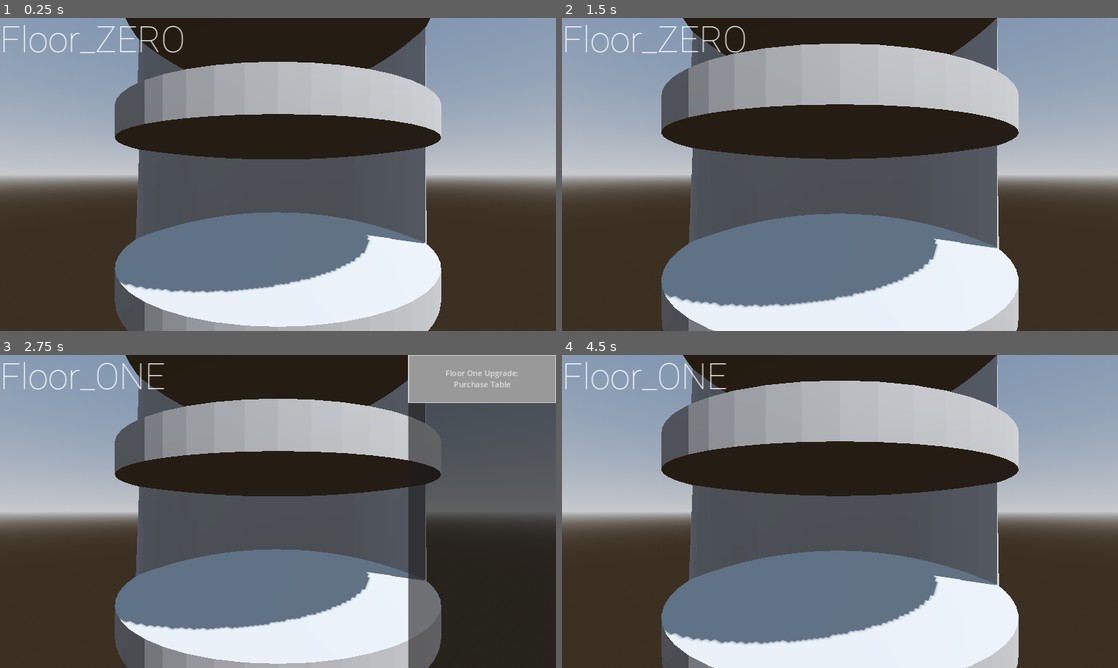
Above: before the commit, frames 1-4 (two rows, left to right).
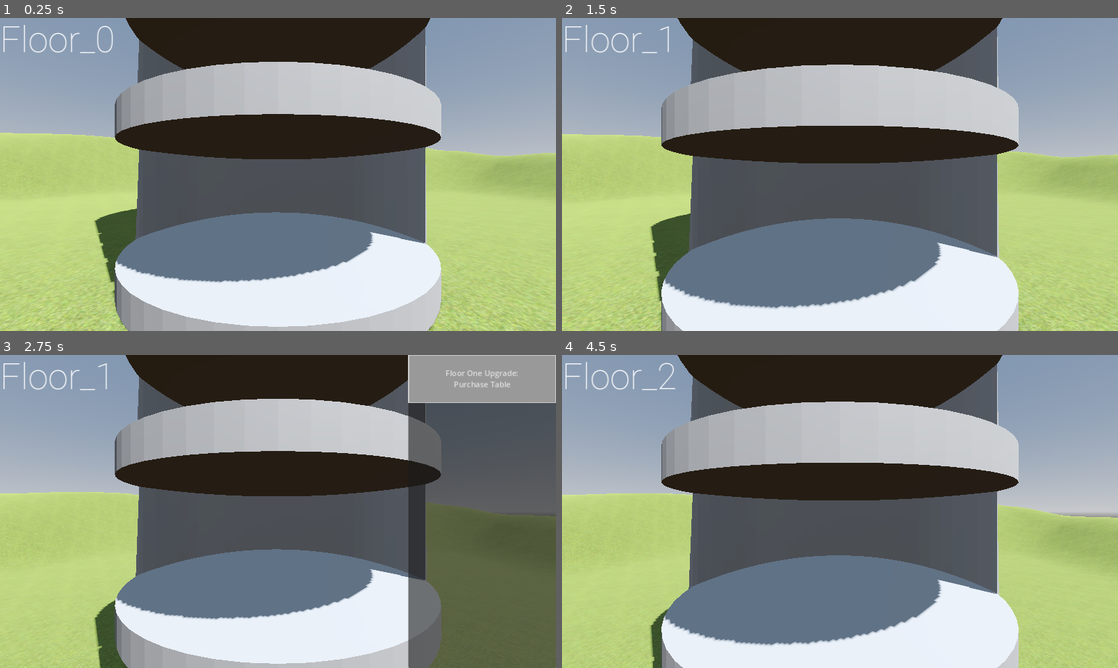
Above: after the commit, the same moments.

Repository: CalebLGreen/tower
Game: Godot game, scene res://Scenes/main.tscn
Same seed, same stepped clock (60 frames per second), same inputs: the game is played once before the commit and once after it. Before the commit the project starts from res://main.tscn.
Inputs (mouse positions are in pixels of both pictures, inside the frame that each line leads up to):
- Up to frame 1 (0.25 s): no input
- Up to frame 2 (1.5 s): tap Enter at 0.5 s; move the mouse to (962, 158) at 0.52 s; hold W (pan_up) 0.53-1.28 s; tap Mouse wheel down (pan_away) at 0.6 s; tap Space (open_shop) at 0.77, 1.07 s; tap Mouse wheel up (pan_in) at 0.8, 1.35 s; move the mouse to (728, 190) at 1.27 s; hold S (pan_down) from 1.28 s (still down)
- Up to frame 3 (2.75 s): tap Space (open_shop) at 1.52, 1.55, 1.82, 2.1 s; move the mouse to (333, 442) at 2.02 s; release S (pan_down) at 2.03 s; hold W (pan_up) from 2.03 s (still down); tap Mouse wheel down (pan_away) at 2.3 s
- Up to frame 4 (4.5 s): release W (pan_up) at 2.75 s; click "Floor One Upgrade: Purchase T…" at 2.75 s; tap Space (open_shop) at 3.5, 3.77, 4.07 s; move the mouse to (812, 574) at 3.52 s; hold W (pan_up) 3.53-4.28 s; tap Mouse wheel down (pan_away) at 3.6 s; tap Mouse wheel up (pan_in) at 3.8, 4.35 s; move the mouse to (1006, 558) at 4.27 s; hold S (pan_down) from 4.28 s (still down)

The runs differ from the first frame. In frame 1, 32% of the frame differs, in the area x 0-100%, y 2-100%; in frame 2, 39%, in the area x 0-100%, y 0-100%; in frame 3, 29%; in frame 4, 36%.

Commit message:
tower can be added to

Diff:
--- /dev/null
+++ b/Models/TerrainMaterial.tres
@@ -0,0 +1,6 @@
+[gd_resource type="StandardMaterial3D" load_steps=2 format=3 uid="uid://drm3clvqpis42"]
+
+[ext_resource type="Texture2D" uid="uid://cqubdkwj11v1i" path="res://Models/Grass.jpg" id="1_imo8j"]
+
+[resource]
+albedo_texture = ExtResource("1_imo8j")
--- /dev/null
+++ b/Scenes/floor_blank.tscn
@@ -0,0 +1,17 @@
+[gd_scene load_steps=3 format=3 uid="uid://cpkimroiaj6n4"]
+
+[ext_resource type="ArrayMesh" uid="uid://b5x2rhqt3uf1d" path="res://Models/Tower_Section.obj" id="1_gdufc"]
+
+[sub_resource type="CylinderShape3D" id="CylinderShape3D_brt85"]
+height = 0.1
+radius = 5.0
+
+[node name="Floor_Blank" type="StaticBody3D"]
+
+[node name="Floor_Blank_Mesh" type="MeshInstance3D" parent="."]
+mesh = ExtResource("1_gdufc")
+skeleton = NodePath("../../..")
+
+[node name="Floor_Blank_Collision" type="CollisionShape3D" parent="."]
+transform = Transform3D(1, 0, 0, 0, 1, 0, 0, 0, 1, 0, -1.19392, 0)
+shape = SubResource("CylinderShape3D_brt85")
--- /dev/null
+++ b/Scenes/floor_zero.tscn
@@ -0,0 +1,17 @@
+[gd_scene load_steps=3 format=3 uid="uid://74kwddsljnsy"]
+
+[ext_resource type="ArrayMesh" uid="uid://b5x2rhqt3uf1d" path="res://Models/Tower_Section.obj" id="1_k1r4u"]
+
+[sub_resource type="CylinderShape3D" id="CylinderShape3D_brt85"]
+height = 0.1
+radius = 5.0
+
+[node name="Floor_ZERO" type="StaticBody3D"]
+
+[node name="Floor_ZERO_Mesh" type="MeshInstance3D" parent="."]
+mesh = ExtResource("1_k1r4u")
+skeleton = NodePath("../../..")
+
+[node name="Floor_ZERO_Collision" type="CollisionShape3D" parent="."]
+transform = Transform3D(1, 0, 0, 0, 1, 0, 0, 0, 1, 0, -1.19392, 0)
+shape = SubResource("CylinderShape3D_brt85")
--- /dev/null
+++ b/Scenes/main.tscn
@@ -0,0 +1,253 @@
+[gd_scene load_steps=27 format=3 uid="uid://4hi4ufjp1g3s"]
+
+[ext_resource type="Script" path="res://Scripts/main.gd" id="1_88rcv"]
+[ext_resource type="Script" path="res://Scripts/camera_control.gd" id="1_kcuoo"]
+[ext_resource type="ArrayMesh" uid="uid://b5x2rhqt3uf1d" path="res://Models/Tower_Section.obj" id="2_ovhx4"]
+[ext_resource type="PackedScene" uid="uid://74kwddsljnsy" path="res://Scenes/floor_zero.tscn" id="3_awo7m"]
+[ext_resource type="ArrayMesh" uid="uid://ck0nf24ik6eyj" path="res://Models/tower_top.obj" id="3_ywgi4"]
+[ext_resource type="Script" path="res://Scripts/UI_Elements.gd" id="4_nc7x6"]
+[ext_resource type="FontFile" uid="uid://b623f1fr8oufq" path="res://Fonts/Roboto-Thin.ttf" id="5_84eea"]
+[ext_resource type="Texture2D" uid="uid://cqubdkwj11v1i" path="res://Models/Grass.jpg" id="6_yp10b"]
+[ext_resource type="ArrayMesh" uid="uid://ddbn7dkabjfom" path="res://Models/Terrain.obj" id="7_wsdlj"]
+
+[sub_resource type="ProceduralSkyMaterial" id="ProceduralSkyMaterial_l33cc"]
+sky_horizon_color = Color(0.64625, 0.65575, 0.67075, 1)
+ground_horizon_color = Color(0.64625, 0.65575, 0.67075, 1)
+
+[sub_resource type="Sky" id="Sky_issig"]
+sky_material = SubResource("ProceduralSkyMaterial_l33cc")
+
+[sub_resource type="Environment" id="Environment_rkyjk"]
+background_mode = 2
+sky = SubResource("Sky_issig")
+tonemap_mode = 2
+glow_enabled = true
+volumetric_fog_enabled = true
+volumetric_fog_albedo = Color(0.45, 0.135, 0.135, 1)
+
+[sub_resource type="CylinderShape3D" id="CylinderShape3D_ms3xt"]
+height = 0.1
+radius = 5.0
+
+[sub_resource type="CylinderShape3D" id="CylinderShape3D_0mfmj"]
+height = 0.1
+radius = 5.0
+
+[sub_resource type="CylinderShape3D" id="CylinderShape3D_n7e8q"]
+height = 0.1
+radius = 5.0
+
+[sub_resource type="CylinderShape3D" id="CylinderShape3D_bgu64"]
+height = 0.1
+radius = 5.0
+
+[sub_resource type="StyleBoxFlat" id="StyleBoxFlat_2wlad"]
+bg_color = Color(0.445637, 0.654481, 0.55062, 1)
+border_width_left = 2
+border_width_top = 2
+border_width_right = 2
+border_width_bottom = 2
+
+[sub_resource type="StyleBoxFlat" id="StyleBoxFlat_4eops"]
+bg_color = Color(0.384337, 0.68628, 0.327559, 1)
+border_width_left = 2
+border_width_top = 2
+border_width_right = 2
+border_width_bottom = 2
+
+[sub_resource type="StyleBoxFlat" id="StyleBoxFlat_wsl6q"]
+content_margin_left = 0.0
+content_margin_top = 0.0
+content_margin_right = 0.0
+content_margin_bottom = 0.0
+border_width_left = 2
+border_width_top = 2
+border_width_right = 2
+border_width_bottom = 2
+
+[sub_resource type="StyleBoxFlat" id="StyleBoxFlat_88tba"]
+bg_color = Color(0.445637, 0.654481, 0.55062, 1)
+border_width_left = 2
+border_width_top = 2
+border_width_right = 2
+border_width_bottom = 2
+
+[sub_resource type="StyleBoxFlat" id="StyleBoxFlat_ut4it"]
+bg_color = Color(0.384337, 0.68628, 0.327559, 1)
+border_width_left = 2
+border_width_top = 2
+border_width_right = 2
+border_width_bottom = 2
+
+[sub_resource type="StyleBoxFlat" id="StyleBoxFlat_imq66"]
+content_margin_left = 0.0
+content_margin_top = 0.0
+content_margin_right = 0.0
+content_margin_bottom = 0.0
+border_width_left = 2
+border_width_top = 2
+border_width_right = 2
+border_width_bottom = 2
+
+[sub_resource type="StyleBoxFlat" id="StyleBoxFlat_mm2nl"]
+bg_color = Color(0.445637, 0.654481, 0.55062, 1)
+border_width_left = 2
+border_width_top = 2
+border_width_right = 2
+border_width_bottom = 2
+
+[sub_resource type="StyleBoxFlat" id="StyleBoxFlat_ei0ub"]
+bg_color = Color(0.384337, 0.68628, 0.327559, 1)
+border_width_left = 2
+border_width_top = 2
+border_width_right = 2
+border_width_bottom = 2
+
+[sub_resource type="StyleBoxFlat" id="StyleBoxFlat_5jy67"]
+content_margin_left = 0.0
+content_margin_top = 0.0
+content_margin_right = 0.0
+content_margin_bottom = 0.0
+border_width_left = 2
+border_width_top = 2
+border_width_right = 2
+border_width_bottom = 2
+
+[sub_resource type="StandardMaterial3D" id="StandardMaterial3D_m304t"]
+albedo_texture = ExtResource("6_yp10b")
+
+[node name="Main" type="Node3D"]
+transform = Transform3D(1, 0, 0, 0, 1, 0, 0, 0, 1, -0.00109577, 0.0116072, -1.66893e-05)
+script = ExtResource("1_88rcv")
+
+[node name="WorldEnvironment" type="WorldEnvironment" parent="."]
+environment = SubResource("Environment_rkyjk")
+
+[node name="DirectionalLight3D" type="DirectionalLight3D" parent="."]
+transform = Transform3D(-0.692559, -0.624718, 0.360681, 0, 0.5, 0.866025, -0.721362, 0.599773, -0.346279, 13.6454, 0.516396, -6.18692)
+shadow_enabled = true
+
+[node name="Camera3D" type="Camera3D" parent="."]
+transform = Transform3D(-4.37114e-08, 0, 1, 0, 1, 0, -1, 0, -4.37114e-08, 8, 1, 0)
+current = true
+script = ExtResource("1_kcuoo")
+
+[node name="Tower" type="Node" parent="." groups=["Tower"]]
+
+[node name="Floor_0" parent="Tower" instance=ExtResource("3_awo7m")]
+
+[node name="Floor_1" type="StaticBody3D" parent="Tower"]
+transform = Transform3D(1, 0, 0, 0, 1, 0, 0, 0, 1, 0, 3.9, 0)
+
+[node name="Floor_ONE_Mesh" type="MeshInstance3D" parent="Tower/Floor_1"]
+transform = Transform3D(1, 0, 0, 0, 1, 0, 0, 0, 1, -0.001, 0, 0)
+mesh = ExtResource("2_ovhx4")
+skeleton = NodePath("../../..")
+
+[node name="Floor_ONE_Collision" type="CollisionShape3D" parent="Tower/Floor_1"]
+transform = Transform3D(1, 0, 0, 0, 1, 0, 0, 0, 1, 0, -1.194, 0)
+shape = SubResource("CylinderShape3D_ms3xt")
+
+[node name="Floor_2" type="StaticBody3D" parent="Tower"]
+transform = Transform3D(1, 0, 0, 0, 1, 0, 0, 0, 1, 0, 7.8, 0)
+
+[node name="Floor_TWO_Mesh" type="MeshInstance3D" parent="Tower/Floor_2"]
+mesh = ExtResource("2_ovhx4")
+skeleton = NodePath("../../..")
+
+[node name="Floor_TWO_Collision" type="CollisionShape3D" parent="Tower/Floor_2"]
+transform = Transform3D(1, 0, 0, 0, 1, 0, 0, 0, 1, 0, -1.194, 0)
+shape = SubResource("CylinderShape3D_0mfmj")
+
+[node name="Floor_3" type="StaticBody3D" parent="Tower"]
+transform = Transform3D(1, 0, 0, 0, 1, 0, 0, 0, 1, 0, 11.7, 0)
+
+[node name="Floor_THREE_Mesh" type="MeshInstance3D" parent="Tower/Floor_3"]
+mesh = ExtResource("2_ovhx4")
+skeleton = NodePath("../../..")
+
+[node name="Floor_THREE_Collision" type="CollisionShape3D" parent="Tower/Floor_3"]
+transform = Transform3D(1, 0, 0, 0, 1, 0, 0, 0, 1, 0, -1.194, 0)
+shape = SubResource("CylinderShape3D_n7e8q")
+
+[node name="Floor_TOP" type="StaticBody3D" parent="Tower"]
+transform = Transform3D(1, 0, 0, 0, 1, 0, 0, 0, 1, -0.001, 15.6, 0)
+
+[node name="Floor_TOP" type="MeshInstance3D" parent="Tower/Floor_TOP"]
+mesh = ExtResource("3_ywgi4")
+skeleton = NodePath("../../..")
+
+[node name="Floor_TOP_Collision" type="CollisionShape3D" parent="Tower/Floor_TOP"]
+transform = Transform3D(1, 0, 0, 0, 1, 0, 0, 0, 1, 0, -1.194, 0)
+shape = SubResource("CylinderShape3D_bgu64")
+
+[node name="UI" type="Control" parent="."]
+layout_mode = 3
+anchors_preset = 15
+anchor_right = 1.0
+anchor_bottom = 1.0
+grow_horizontal = 2
+grow_vertical = 2
+script = ExtResource("4_nc7x6")
+
+[node name="Label" type="Label" parent="UI"]
+layout_mode = 1
+offset_right = 377.0
+offset_bottom = 114.0
+theme_override_fonts/font = ExtResource("5_84eea")
+theme_override_font_sizes/font_size = 75
+text = "FLOOR X"
+
+[node name="ShopPanel" type="Panel" parent="UI"]
+layout_mode = 1
+anchors_preset = 11
+anchor_left = 1.0
+anchor_right = 1.0
+anchor_bottom = 1.0
+offset_left = -306.0
+grow_horizontal = 0
+grow_vertical = 2
+
+[node name="VBoxContainer" type="VBoxContainer" parent="UI/ShopPanel"]
+layout_mode = 1
+anchors_preset = 10
+anchor_right = 1.0
+offset_bottom = 116.0
+grow_horizontal = 2
+
+[node name="Floor_One_Table" type="Button" parent="UI/ShopPanel/VBoxContainer"]
+custom_minimum_size = Vector2(0, 100)
+layout_mode = 2
+theme_override_styles/hover = SubResource("StyleBoxFlat_2wlad")
+theme_override_styles/pressed = SubResource("StyleBoxFlat_4eops")
+theme_override_styles/normal = SubResource("StyleBoxFlat_wsl6q")
+text = "Floor One Upgrade:
+Purchase Table"
+
+[node name="Floor_Two_Table" type="Button" parent="UI/ShopPanel/VBoxContainer"]
+custom_minimum_size = Vector2(0, 100)
+layout_mode = 2
+theme_override_styles/hover = SubResource("StyleBoxFlat_88tba")
+theme_override_styles/pressed = SubResource("StyleBoxFlat_ut4it")
+theme_override_styles/normal = SubResource("StyleBoxFlat_imq66")
+text = "Floor Two Upgrade:
+Purchase Table"
+
+[node name="Floor_Top_Add_Floor" type="Button" parent="UI/ShopPanel/VBoxContainer"]
+custom_minimum_size = Vector2(0, 100)
+layout_mode = 2
+theme_override_styles/hover = SubResource("StyleBoxFlat_mm2nl")
+theme_override_styles/pressed = SubResource("StyleBoxFlat_ei0ub")
+theme_override_styles/normal = SubResource("StyleBoxFlat_5jy67")
+text = "Top Floor Upgrade:
+Add Floor"
+
+[node name="Terrain" type="StaticBody3D" parent="."]
+
+[node name="MeshInstance3D" type="MeshInstance3D" parent="Terrain"]
+transform = Transform3D(1, 0, 0, 0, 1, 0, 0, 0, 1, 0, -2, 0)
+material_override = SubResource("StandardMaterial3D_m304t")
+mesh = ExtResource("7_wsdlj")
+
+[connection signal="pressed" from="UI/ShopPanel/VBoxContainer/Floor_One_Table" to="." method="_on_floor_one_table_pressed"]
+[connection signal="pressed" from="UI/ShopPanel/VBoxContainer/Floor_Top_Add_Floor" to="." method="_on_floor_top_add_floor_pressed"]
--- a/UI_Elements.gd
+++ b/Scripts/UI_Elements.gd
@@ -4,6 +4,9 @@
 @onready var tower_segments : Array = get_node("../Tower").get_children()
 @onready var label : Label = get_node("Label")
 @onready var shop_panel : Panel = get_node("ShopPanel")
+
+var camera_is_moving_up : bool = false
+var camera_is_moving_down : bool = false
 
 
 func _ready():
@@ -14,36 +17,47 @@
 func _process(delta: float) -> void:
 	var camera_pos : Vector3 = camera.position
 
-	if Input.is_action_just_pressed("pan_up") or Input.is_action_just_pressed("pan_down"):
-		check_floor(camera_pos)
+	if Input.is_action_just_pressed("pan_up"):
+		camera_is_moving_up = true
+	if Input.is_action_just_pressed("pan_down"):
+		camera_is_moving_down = true
+
+	if camera_is_moving_up:
+		if camera.is_moving_up == false:
+			check_floor(camera_pos)
+			camera_is_moving_up = false
+
+	if camera_is_moving_down:
+		if camera.is_moving_down == false:
+			check_floor(camera_pos)
+			camera_is_moving_down = false
 
 	if Input.is_action_just_pressed("open_shop"):
 		if shop_panel.visible:
 			shop_panel.hide()
-			print("HIDE")
+			#print("HIDE")
 		else:
 			shop_panel.show()
-			print("SHOW")
-
-
-func _on_table_button_pressed() -> void:
-	pass # Replace with function body.
+			#print("SHOW")
 
 
 func check_floor(camera_pos : Vector3):
 	var y_pos : float = camera_pos.y
 	for i in tower_segments:
-		print(i)
-		if y_pos >= i.position.y:
-			label.set_text(i.name)
-			update_shop(i)
+		if i is StaticBody3D:
+			#print(i)
+			if y_pos >= i.position.y:
+				label.set_text(i.name)
+				update_shop(i)
 
 
 func update_shop(floor):
-	print("Updating Shop")
+	#print("Updating Shop")
 	for i in get_node("ShopPanel/VBoxContainer").get_children():
 		i.hide()
-	if floor.name == "Floor_ONE":
+	if floor.name == "Floor_1":
 		$ShopPanel/VBoxContainer/Floor_One_Table.show()
-	elif floor.name == "Floor_TWO":
+	elif floor.name == "Floor_2":
 		$ShopPanel/VBoxContainer/Floor_Two_Table.show()
+	elif floor.name == "Floor_TOP":
+		$ShopPanel/VBoxContainer/Floor_Top_Add_Floor.show()
--- /dev/null
+++ b/Scripts/camera_control.gd
@@ -0,0 +1,61 @@
+extends Camera3D
+
+@onready var camera : Camera3D = self
+var camera_pan_incr : float = 3.9
+@export var is_moving_up : bool = false
+@export var is_moving_down : bool = false
+var camera_zoom_speed : int = 25
+var camera_max_height : float = 16.1
+var camera_min_height : float
+var camera_max_distance : float = 10
+var camera_min_distance : float = 6
+var target_y : float = 0.0
+
+func _ready():
+	get_floor_count()
+
+
+
+func _process(delta: float) -> void:
+	# Pan Up
+	if Input.is_action_just_pressed("pan_up"):
+		target_y = clamp(camera.position.y + (camera_pan_incr), camera_min_height, camera_max_height)
+		is_moving_up = true
+		#print("Moving Camera Up")
+
+	# Pan Down
+	elif Input.is_action_just_pressed("pan_down"):
+		target_y = clamp(camera.position.y - (camera_pan_incr), camera_min_height, camera_max_height)
+		is_moving_down = true
+		#print("Moving Camera Down")
+
+	# Smooth Pan Up
+	if is_moving_up:
+		camera.position.y = lerp(camera.position.y, target_y, 0.2)
+		if abs(camera.position.y - target_y) < 0.01:  # Stop moving when close to the target
+			camera.position.y = target_y
+			is_moving_up = false
+
+	# Smooth Pan Down
+	if is_moving_down:
+		camera.position.y = lerp(camera.position.y, target_y, 0.2)
+		if abs(camera.position.y - target_y) < 0.01:  # Stop moving when close to the target
+			camera.position.y = target_y
+			is_moving_down = false
+
+	# Zoom in
+	if Input.is_action_just_pressed("pan_in"):
+		camera.position.x = clamp(camera.position.x - (camera_zoom_speed * delta), camera_min_distance, camera_max_distance)
+
+	# Zoom out
+	if Input.is_action_just_pressed("pan_away"):
+		camera.position.x = clamp(camera.position.x + (camera_zoom_speed * delta), camera_min_distance, camera_max_distance)
+
+	# print("Camera Position: " camera.position)
+
+
+func get_floor_count():
+	var number_of_floors = get_tree().get_first_node_in_group("Tower").get_child_count()
+	camera_min_height = 0.5
+	camera_max_height = 0.5 + (3.9 * (number_of_floors - 1))
+	#print("Min Height: ", (camera_min_height), ", Max Height: ", (camera_max_height))
--- /dev/null
+++ b/Scripts/main.gd
@@ -0,0 +1,59 @@
+extends Node3D
+
+@onready var camera : Camera3D = get_node("Camera3D")
+@onready var UI : Control = get_node("UI")
+@onready var floor : PackedScene = preload("res://Scenes/floor_zero.tscn")
+@onready var tower = get_node("Tower")
+@onready var top_floor = get_node("Tower/Floor_TOP")
+@onready var number_of_floors : int
+@onready var blank_floor : PackedScene = preload("res://Scenes/floor_blank.tscn")
+var in_build_menu : bool = false
+
+# Make it such that only Floor 0 and Floor Top exist at first
+
+func _ready() -> void:
+	camera.position = Vector3(8,1,0)
+	get_floor_count()
+
+
+func _process(delta: float) -> void:
+	if UI.shop_panel.visible:
+		in_build_menu = true
+	else:
+		in_build_menu = false
+	print(in_build_menu)
+	handle_mouse_controls()
+
+
+
+func handle_mouse_controls() -> void:
+	var space_state : PhysicsDirectSpaceState3D = get_world_3d().direct_space_state
+	var mouse_pos : Vector2 = get_viewport().get_mouse_position()
+
+	var origin : Vector3 = camera.project_ray_origin(mouse_pos)
+	var end : Vector3 = origin + camera.project_ray_normal(mouse_pos)*100
+	var ray : PhysicsRayQueryParameters3D = PhysicsRayQueryParameters3D.create(origin, end)
+	ray.collide_with_bodies = true
+
+	var ray_result : Dictionary = space_state.intersect_ray(ray)
+	# Make a ray cast for adding items to shops
+
+func _on_floor_top_add_floor_pressed() -> void:
+	var new_floor = blank_floor.instantiate()
+	tower.add_child(new_floor,0, 0)
+	number_of_floors = get_floor_count()
+	tower.move_child(new_floor, number_of_floors - 2)
+	new_floor.name = "Floor_%d" % [number_of_floors-2]
+	new_floor.position = top_floor.position
+	top_floor.position.y += 3.9
+	UI.tower_segments = tower.get_children()
+	camera.get_floor_count()
+	UI.check_floor(camera.position)
+
+func get_floor_count() -> int:
+	number_of_floors = get_tree().get_first_node_in_group("Tower").get_child_count()
+	return number_of_floors
+
+
+func _on_floor_one_table_pressed() -> void:
+	pass # Replace with function body.
--- a/camera_control.gd
+++ /dev/null
@@ -1,21 +0,0 @@
-extends Camera3D
-
-@onready var camera : Camera3D = self
-var camera_pan_incr : float = 3.9
-var camera_zoom_speed : int = 25
-var camera_max_height : float = 16.1
-var camera_min_height : float = 0.5
-var camera_max_distance : float = 10
-var camera_min_distance : float = 6
-
-func _process(delta: float) -> void:
-	if Input.is_action_just_pressed("pan_up"):
-		camera.position.y = clamp(camera.position.y + (camera_pan_incr), camera_min_height, camera_max_height)
-	elif Input.is_action_just_pressed("pan_down"):
-		camera.position.y = clamp(camera.position.y - (camera_pan_incr), camera_min_height, camera_max_height)
-	if Input.is_action_just_pressed("pan_in"):
-		camera.position.x = clamp(camera.position.x - (camera_zoom_speed * delta), camera_min_distance, camera_max_distance)
-	if Input.is_action_just_pressed("pan_away"):
-		camera.position.x = clamp(camera.position.x + (camera_zoom_speed * delta), camera_min_distance, camera_max_distance)
-
-	# print("Camera Position: " camera.position)
--- a/main.tscn
+++ /dev/null
@@ -1,141 +0,0 @@
-[gd_scene load_steps=12 format=3 uid="uid://4hi4ufjp1g3s"]
-
-[ext_resource type="Script" path="res://camera_control.gd" id="1_abprb"]
-[ext_resource type="ArrayMesh" uid="uid://b5x2rhqt3uf1d" path="res://Tower_Section.obj" id="2_7f0ip"]
-[ext_resource type="ArrayMesh" uid="uid://ck0nf24ik6eyj" path="res://tower_top.obj" id="3_y1vri"]
-[ext_resource type="FontFile" uid="uid://b623f1fr8oufq" path="res://Roboto-Thin.ttf" id="4_372tv"]
-[ext_resource type="Script" path="res://UI_Elements.gd" id="4_nnl32"]
-
-[sub_resource type="ProceduralSkyMaterial" id="ProceduralSkyMaterial_l33cc"]
-sky_horizon_color = Color(0.64625, 0.65575, 0.67075, 1)
-ground_horizon_color = Color(0.64625, 0.65575, 0.67075, 1)
-
-[sub_resource type="Sky" id="Sky_issig"]
-sky_material = SubResource("ProceduralSkyMaterial_l33cc")
-
-[sub_resource type="Environment" id="Environment_rkyjk"]
-background_mode = 2
-sky = SubResource("Sky_issig")
-tonemap_mode = 2
-glow_enabled = true
-
-[sub_resource type="StyleBoxFlat" id="StyleBoxFlat_2wlad"]
-bg_color = Color(0.445637, 0.654481, 0.55062, 1)
-border_width_left = 2
-border_width_top = 2
-border_width_right = 2
-border_width_bottom = 2
-
-[sub_resource type="StyleBoxFlat" id="StyleBoxFlat_4eops"]
-bg_color = Color(0.384337, 0.68628, 0.327559, 1)
-border_width_left = 2
-border_width_top = 2
-border_width_right = 2
-border_width_bottom = 2
-
-[sub_resource type="StyleBoxFlat" id="StyleBoxFlat_wsl6q"]
-content_margin_left = 0.0
-content_margin_top = 0.0
-content_margin_right = 0.0
-content_margin_bottom = 0.0
-border_width_left = 2
-border_width_top = 2
-border_width_right = 2
-border_width_bottom = 2
-
-[node name="Main" type="Node3D"]
-transform = Transform3D(1, 0, 0, 0, 1, 0, 0, 0, 1, -0.00109577, 0.0116072, -1.66893e-05)
-
-[node name="WorldEnvironment" type="WorldEnvironment" parent="."]
-environment = SubResource("Environment_rkyjk")
-
-[node name="DirectionalLight3D" type="DirectionalLight3D" parent="."]
-transform = Transform3D(-0.866025, -0.433013, 0.25, 0, 0.5, 0.866025, -0.5, 0.75, -0.433013, 0, 0, 0)
-shadow_enabled = true
-
-[node name="Camera3D" type="Camera3D" parent="."]
-transform = Transform3D(-4.37114e-08, 0, 1, 0, 1, 0, -1, 0, -4.37114e-08, 8, 1, 0)
-current = true
-script = ExtResource("1_abprb")
-
-[node name="Tower" type="Node" parent="."]
-
-[node name="Floor_ZERO" type="MeshInstance3D" parent="Tower"]
-transform = Transform3D(1, 0, 0, 0, 1, 0, 0, 0, 1, -0.001, 0, 0)
-mesh = ExtResource("2_7f0ip")
-skeleton = NodePath("../..")
-
-[node name="Floor_ONE" type="MeshInstance3D" parent="Tower"]
-transform = Transform3D(1, 0, 0, 0, 1, 0, 0, 0, 1, -0.001, 3.9, 0)
-mesh = ExtResource("2_7f0ip")
-skeleton = NodePath("../..")
-
-[node name="Floor_TWO" type="MeshInstance3D" parent="Tower"]
-transform = Transform3D(1, 0, 0, 0, 1, 0, 0, 0, 1, -0.001, 7.8, 0)
-mesh = ExtResource("2_7f0ip")
-skeleton = NodePath("../..")
-
-[node name="Floor_THREE" type="MeshInstance3D" parent="Tower"]
-transform = Transform3D(1, 0, 0, 0, 1, 0, 0, 0, 1, -0.001, 11.7, 0)
-mesh = ExtResource("2_7f0ip")
-skeleton = NodePath("../..")
-
-[node name="Floor_TOP" type="MeshInstance3D" parent="Tower"]
-transform = Transform3D(1, 0, 0, 0, 1, 0, 0, 0, 1, -0.001, 15.6, 0)
-mesh = ExtResource("3_y1vri")
-skeleton = NodePath("../..")
-
-[node name="UI" type="Control" parent="."]
-layout_mode = 3
-anchors_preset = 15
-anchor_right = 1.0
-anchor_bottom = 1.0
-grow_horizontal = 2
-grow_vertical = 2
-script = ExtResource("4_nnl32")
-
-[node name="Label" type="Label" parent="UI"]
-layout_mode = 1
-offset_right = 377.0
-offset_bottom = 114.0
-theme_override_fonts/font = ExtResource("4_372tv")
-theme_override_font_sizes/font_size = 75
-text = "FLOOR X"
-
-[node name="ShopPanel" type="Panel" parent="UI"]
-layout_mode = 1
-anchors_preset = 11
-anchor_left = 1.0
-anchor_right = 1.0
-anchor_bottom = 1.0
-offset_left = -306.0
-grow_horizontal = 0
-grow_vertical = 2
-
-[node name="VBoxContainer" type="VBoxContainer" parent="UI/ShopPanel"]
-layout_mode = 1
-anchors_preset = 10
-anchor_right = 1.0
-offset_bottom = 116.0
-grow_horizontal = 2
-
-[node name="Floor_One_Table" type="Button" parent="UI/ShopPanel/VBoxContainer"]
-custom_minimum_size = Vector2(0, 100)
-layout_mode = 2
-theme_override_styles/hover = SubResource("StyleBoxFlat_2wlad")
-theme_override_styles/pressed = SubResource("StyleBoxFlat_4eops")
-theme_override_styles/normal = SubResource("StyleBoxFlat_wsl6q")
-text = "Floor One Upgrade:
-Purchase Table"
-
-[node name="Floor_Two_Table" type="Button" parent="UI/ShopPanel/VBoxContainer"]
-custom_minimum_size = Vector2(0, 100)
-layout_mode = 2
-theme_override_styles/hover = SubResource("StyleBoxFlat_2wlad")
-theme_override_styles/pressed = SubResource("StyleBoxFlat_4eops")
-theme_override_styles/normal = SubResource("StyleBoxFlat_wsl6q")
-text = "Floor Two Upgrade:
-Purchase Table"
-
-[connection signal="pressed" from="UI/ShopPanel/VBoxContainer/Floor_One_Table" to="UI" method="_on_table_button_pressed"]
-[connection signal="pressed" from="UI/ShopPanel/VBoxContainer/Floor_Two_Table" to="UI" method="_on_table_button_pressed"]
--- a/project.godot
+++ b/project.godot
@@ -11,7 +11,7 @@
 [application]
 
 config/name="Tower"
-run/main_scene="res://main.tscn"
+run/main_scene="res://Scenes/main.tscn"
 config/features=PackedStringArray("4.3", "Forward Plus")
 config/icon="res://icon.svg"
 
Renamed: Roboto-Thin.ttf -> Fonts/Roboto-Thin.ttf
Not shown, changed: Fonts/Roboto-Thin.ttf.import
Binary file added: Models/Grass.jpg
Not shown, added: Models/Grass.jpg.import
Not shown, added: Models/Terrain.obj
Not shown, added: Models/Terrain.obj.import
Renamed: Tower_Section.obj -> Models/Tower_Section.obj
Not shown, added: Models/Tower_Section.obj.import
Renamed: table.obj -> Models/table.obj
Not shown, added: Models/table.obj.import
Renamed: tower_top.obj -> Models/tower_top.obj
Not shown, added: Models/tower_top.obj.import
(and 4 more such lines)
